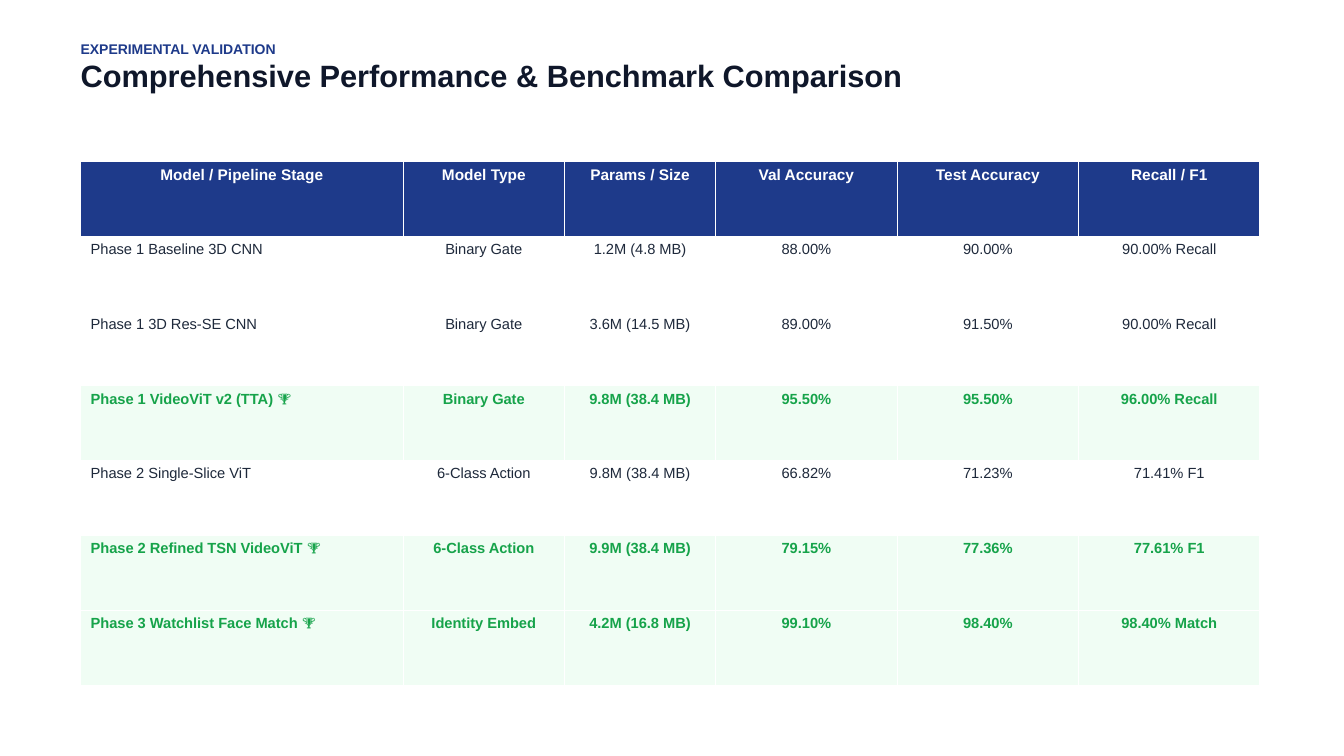
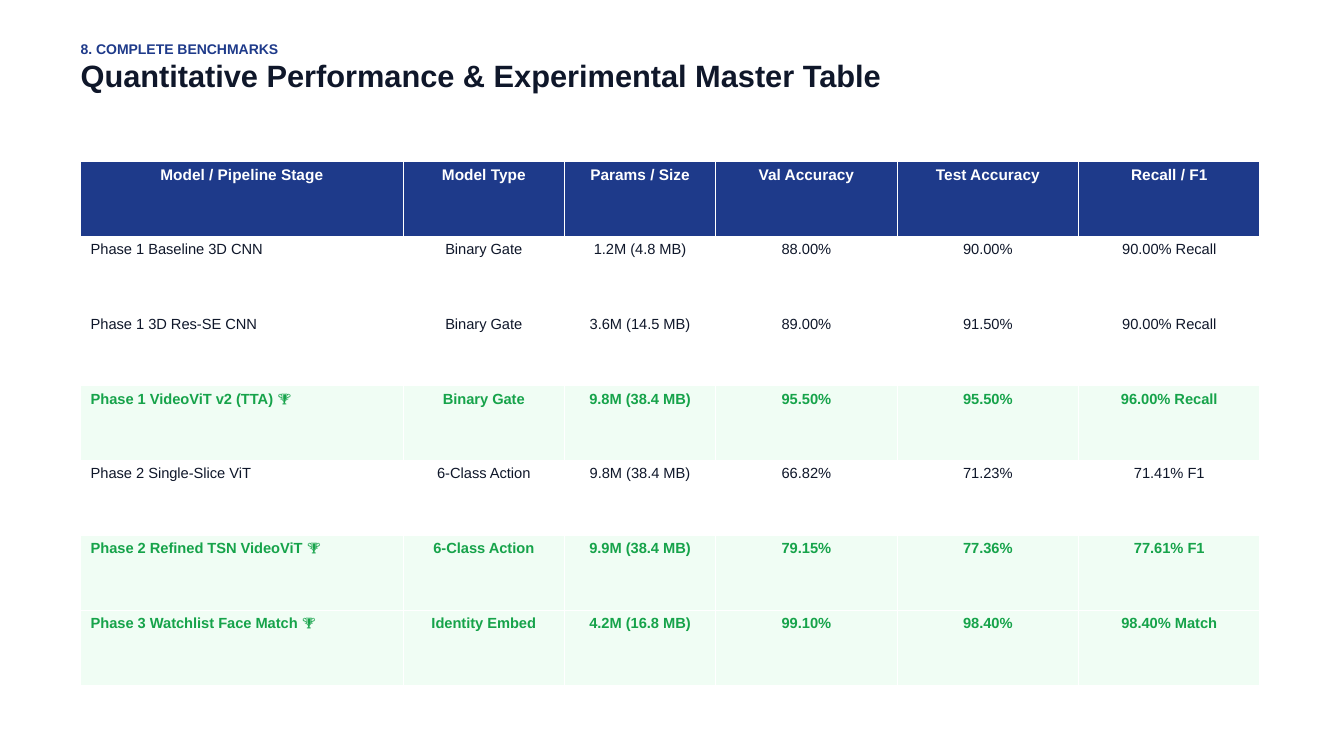
Before and after one commit to Visshu78/Realtime_Crime_detection, a slide deck: slide 12 of Crime_Detection_CCTV_Presentation.pptx (slide 9 before the commit). Drawn at 1344x756 pixels with LibreOffice and Linux fonts; fonts in the diff are those of the drawing. Boxes give left, top, right and bottom in pixels: in the first picture for what was removed or moved away, otherwise in the second. Text is boxed around its words. In the diff, an @@ line names an element or a change of style, - is before the commit and + after.

Commit message:
Update research presentation deck to comprehensive 14-slide faculty review format

```diff
--- a/Crime_Detection_CCTV_Presentation.pptx
+++ b/Crime_Detection_CCTV_Presentation.pptx
@@ text at [81, 44, 881, 93]: text changed @@
-EXPERIMENTAL VALIDATION
-Comprehensive Performance & Benchmark Comparison
+8. COMPLETE BENCHMARKS
+Quantitative Performance & Experimental Master Table
@@ table at [81, 161, 1260, 686] @@
@@ text colour #1E293B to #0F172A in "Phase 1 Baseline 3D CNN", "Binary Gate", "1.2M (4.8 MB)", "88.00%" and 14 more places @@
```
Also in this commit, not shown: 10 other slides changed, 3 slides added, 1 slide removed, 1 other file.
